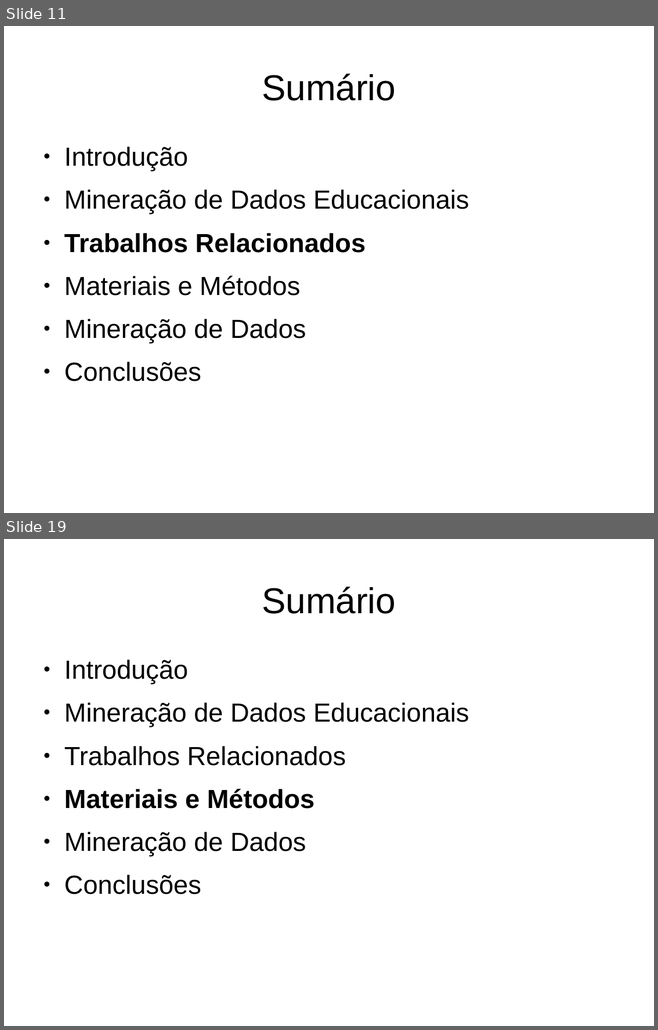
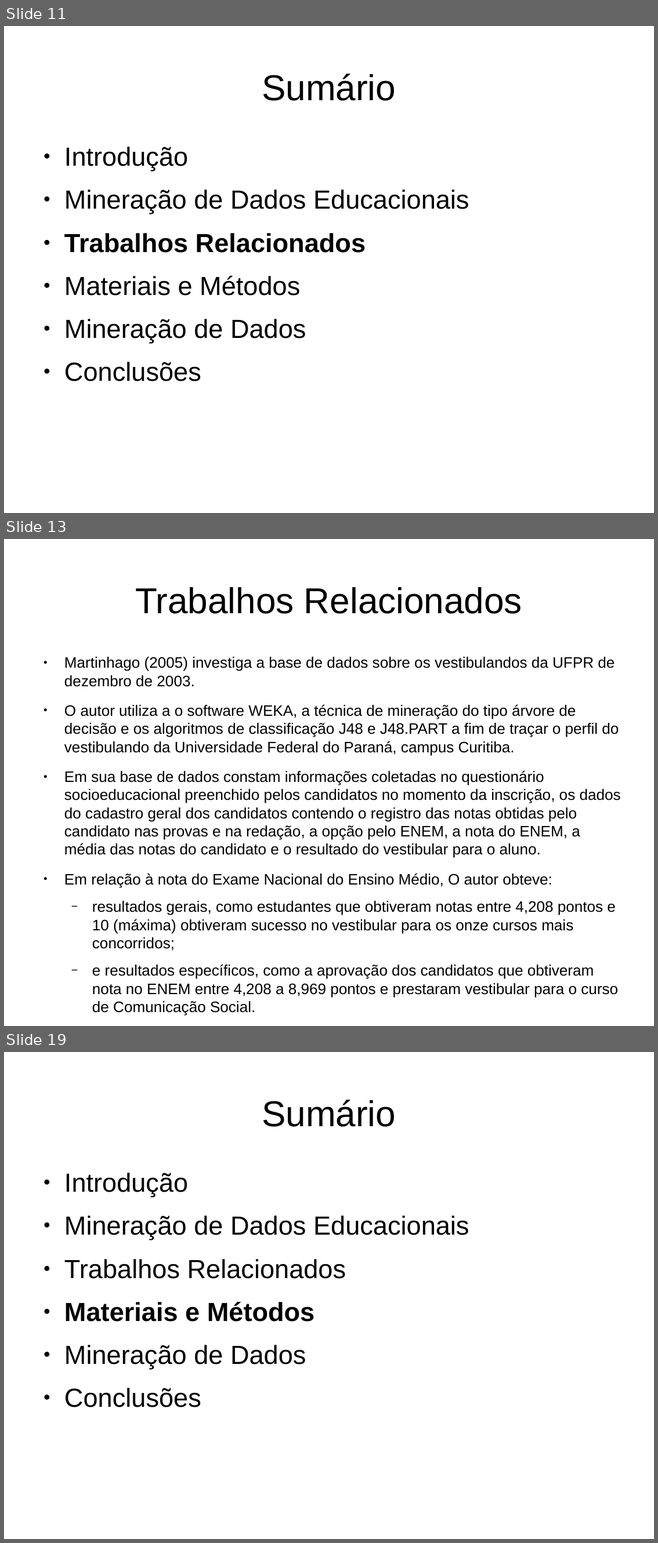
Before and after one commit to alexandre-costa-81/mpdc, a slide deck: mineracao-de-dados-educacionais-nos-resultados-do-enem-de-2015.odp. Shown one above the other, each under a label of ours: slides 11 and 19 before the commit, slides 11, 13 and 19 after it; the slides between them are not shown. The pictures are 658x1030 and 658x1543 pixels, drawn with LibreOffice and Linux fonts; fonts in the diff are those of the drawing. Boxes give left, top, right and bottom in pixels: in the first picture for what was removed or moved away, otherwise in the second. Text is boxed around its words. In the diff, an @@ line names an element or a change of style, - is before the commit and + after.

Commit message:
texto foi passodo totalmente para a apresentação. Todo: fazer as anoteções

```diff
--- a/mineracao-de-dados-educacionais-nos-resultados-do-enem-de-2015.odp
+++ b/mineracao-de-dados-educacionais-nos-resultados-do-enem-de-2015.odp
@@ slide 13 added at [4,539,654,1026], background #FFFFFF @@
@@ title added at [135,587,522,614], 44 pt, text #000000 @@
+Trabalhos Relacionados
@@ text added at [64,657,621,1016], 18.5 pt, text #000000 @@
+● Martinhago (2005) investiga a base de dados sobre os vestibulandos da UFPR de dezembro de 2003.
+● O autor utiliza a o software WEKA, a técnica de mineração do tipo árvore de decisão e os algoritmos de classificação J48 e J48.PART a fim de traçar o perfil do vestibulando da Universidade Federal do Paraná, campus Curitiba.
+● Em sua base de dados constam informações coletadas no questionário socioeducacional preenchido pelos candidatos no momento da inscrição, os dados do cadastro geral dos candidatos contendo o registro das notas obtidas pelo candidato nas provas e na redação, a opção pelo ENEM, a nota do ENEM, a média das notas do candidato e o resultado do vestibular para o aluno.
+● Em relação à nota do Exame Nacional do Ensino Médio, O autor obteve:
+  − resultados gerais, como estudantes que obtiveram notas entre 4,208 pontos e 10 (máxima) obtiveram sucesso no vestibular para os onze cursos mais concorridos;
+  − e resultados específicos, como a aprovação dos candidatos que obtiveram nota no ENEM entre 4,208 a 8,969 pontos e prestaram vestibular para o curso de Comunicação Social.
```
Also in this commit, not shown: 13 slides changed, 11 other slides added, 12 slides removed, 2 other files.
